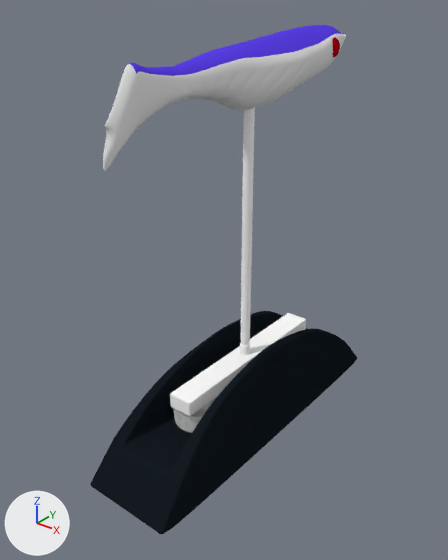
The Blender file Models/Robot_Fish/robot_fish_10(RV).blend, before and after one commit.
Both versions are drawn from a 50 mm lens placed at (2.84, -5.27, 0.49), pointed at (-0.07, -1.63, -1.77). The lights are fixed; the arrows at lower left show +X, +Y and +Z.

The first picture shows 'Base', 'Magnet Base', 'Magnets.001', 'Robot Fish', 'Stand'.
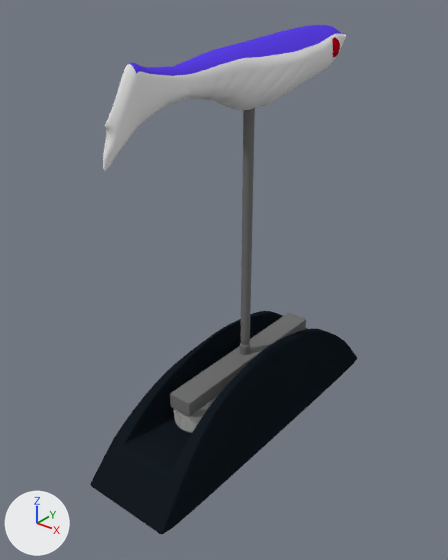
Commit message: Atualizado zebra fish

Location of each change, (x1, y1, x2, y2) in pixels of the pictures (448 x 560 px):
'Magnet Base', recoloured (white to grey): (170, 313, 306, 416) in both
'Stand', recoloured: (240, 108, 255, 355) in both
'Magnets.001', recoloured: (174, 397, 217, 433) in both

Edits to the bpy script that builds the scene:
```text
Change mat_base:
    mat_base.base_color: (1.0, 1.0, 1.0) -> (0.163, 0.163, 0.163)  # white #ffffff -> grey #707070
```
